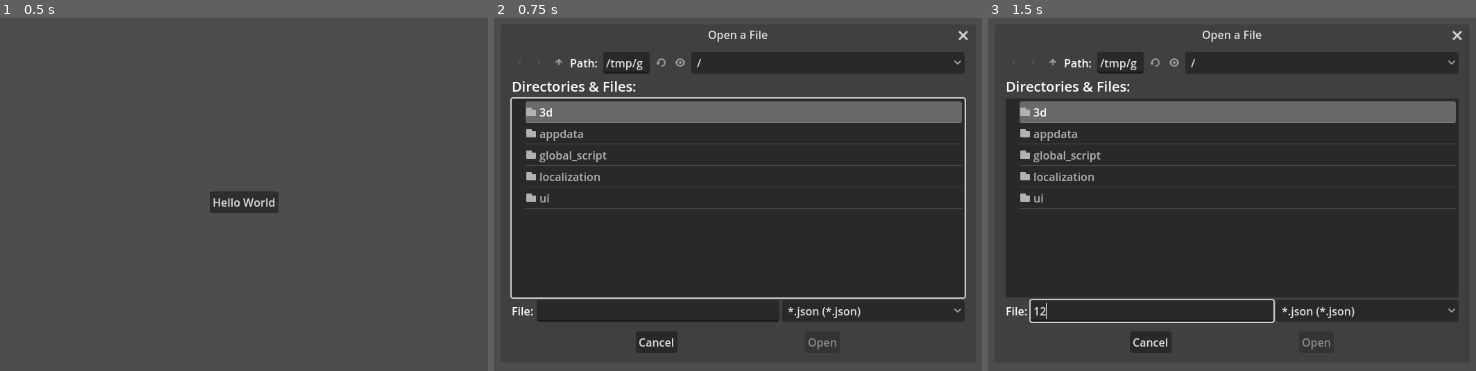
Above: before the commit, frames 1-3 (left to right).
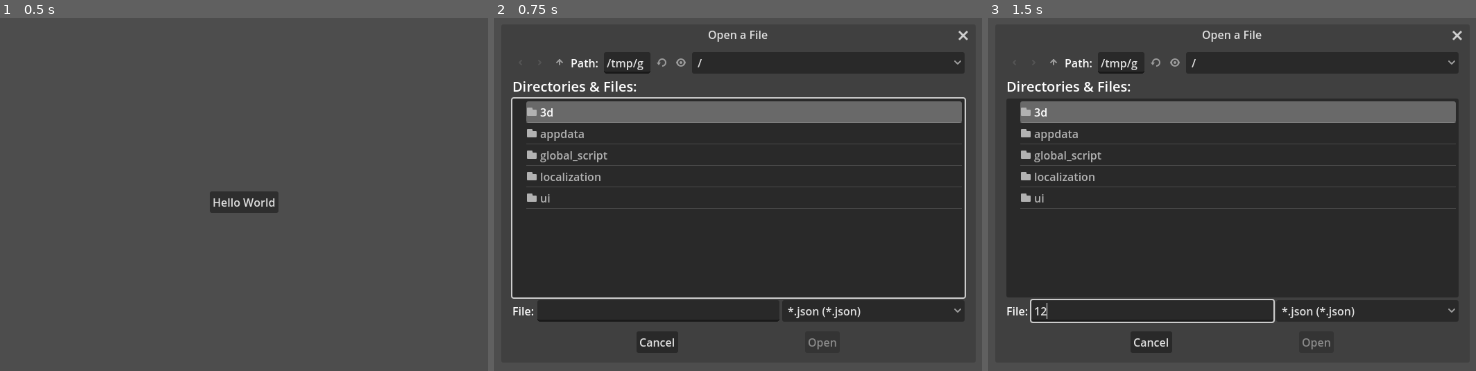
Above: after the commit, the same moments.

Repository: Nusiq/McGdModeling
Game: Godot game, scene res://ui/main/main_menu.tscn
The game is run twice, just before and just after one commit, with the same random seed, the same clock (stepped at 60 frames per second) and the same inputs.
Inputs (mouse positions are in pixels of both pictures, inside the frame that each line leads up to):
- Up to frame 1 (0.5 s): no input
- Up to frame 2 (0.75 s): click "Hello World" at 0.5 s
- Up to frame 3 (1.5 s): click (1153, 310) at 1.27 s; type "12" at 1.35 s

Frame 1 is identical in both runs. In frame 2, 1.6% of the frame differs, in the area x 3-43%, y 11-94%; in frame 3, 1.4%.
Error in both runs: Trying to assign value of type 'Nil' to a variable of type 'Dictionary'. (res://ui/cached_file_dialog/cached_file_dialog.gd:42)

Commit message:
Improving editor_viewport scene: - Removed the demo mesh from the scene - Created an example scene with the mesh for testing (same as the old editor_viewport scene) - Changed the displayed direction of the X axis to match Minecraft's behavior - Fixed the direction of panning the view (x used to be reversed)

Diff:
--- /dev/null
+++ b/3d/editor_viewport/_example/minimal.tscn
@@ -0,0 +1,23 @@
+[gd_scene load_steps=5 format=3 uid="uid://dj380lushy8y4"]
+
+[ext_resource type="PackedScene" uid="uid://byggwvgy1weio" path="res://3d/editor_viewport/editor_viewport.tscn" id="1_7kif7"]
+
+[sub_resource type="StandardMaterial3D" id="StandardMaterial3D_qevkv"]
+albedo_color = Color(0.66, 0.1386, 0.16467, 1)
+
+[sub_resource type="BoxMesh" id="BoxMesh_tyvqc"]
+material = SubResource("StandardMaterial3D_qevkv")
+
+[sub_resource type="BoxShape3D" id="BoxShape3D_onycq"]
+
+[node name="Minimal" type="Node3D"]
+
+[node name="EditorViewport" parent="." instance=ExtResource("1_7kif7")]
+
+[node name="MeshInstance3D" type="MeshInstance3D" parent="."]
+mesh = SubResource("BoxMesh_tyvqc")
+
+[node name="StaticBody3D" type="StaticBody3D" parent="MeshInstance3D"]
+
+[node name="CollisionShape3D" type="CollisionShape3D" parent="MeshInstance3D/StaticBody3D"]
+shape = SubResource("BoxShape3D_onycq")
--- a/3d/editor_viewport/editor_viewport.gd
+++ b/3d/editor_viewport/editor_viewport.gd
@@ -58,7 +58,7 @@
 ## of panning the camera.
 func on_pan(delta_poz: Vector2) -> void:
 	if not is_mouse_gesture:
-		gesture_zoom_start = camera.position.z
+		gesture_zoom_start = camera.position.z  # Zoom affects sensitivity
 		gesture_pan_start = camera_target.position
 		gesture_rotate_start = Vector3(
 			camera_pitch.rotation.x, camera_yaw.rotation.y, 0.0)
@@ -68,7 +68,7 @@
 	camera_target.position = (
 		gesture_pan_start +
 		rotate_basis.y * delta_poz.y*gesture_zoom_start*pan_sensitivity +
-		rotate_basis.x * -delta_poz.x*gesture_zoom_start*pan_sensitivity
+		rotate_basis.x * delta_poz.x*gesture_zoom_start*pan_sensitivity
 	)
 
 ## Called from the child node $MouseGesture. Handles the mouse gesture
@@ -97,6 +97,7 @@
 #region Setup Functions
 func draw_axes() -> void:
 	var mesh: ImmediateMesh = ImmediateMesh.new()
+	const size = 20
 
 	mesh.clear_surfaces()
 	mesh.surface_begin(Mesh.PRIMITIVE_LINES)
@@ -104,17 +105,17 @@
 	# X axis (red)
 	mesh.surface_set_color(Color.RED)
 	mesh.surface_add_vertex(Vector3.ZERO)
-	mesh.surface_add_vertex(Vector3(1, 0, 0))
+	mesh.surface_add_vertex(Vector3(-1, 0, 0) * size)
 
 	# Y axis (green)
 	mesh.surface_set_color(Color.GREEN)
 	mesh.surface_add_vertex(Vector3.ZERO)
-	mesh.surface_add_vertex(Vector3(0, 1, 0))
+	mesh.surface_add_vertex(Vector3(0, 1, 0) * size)
 
 	# Z axis (blue)
 	mesh.surface_set_color(Color.BLUE)
 	mesh.surface_add_vertex(Vector3.ZERO)
-	mesh.surface_add_vertex(Vector3(0, 0, 1))
+	mesh.surface_add_vertex(Vector3(0, 0, 1) * size)
 	mesh.surface_end()
 
 	var material := StandardMaterial3D.new()
--- a/3d/editor_viewport/editor_viewport.tscn
+++ b/3d/editor_viewport/editor_viewport.tscn
@@ -18,27 +18,11 @@
 sky = SubResource("Sky_vaoec")
 tonemap_mode = 2
 
-[sub_resource type="StandardMaterial3D" id="StandardMaterial3D_qevkv"]
-albedo_color = Color(0.66, 0.1386, 0.16467, 1)
-
-[sub_resource type="BoxMesh" id="BoxMesh_4g35t"]
-material = SubResource("StandardMaterial3D_qevkv")
-
-[sub_resource type="BoxShape3D" id="BoxShape3D_u0c74"]
-
 [node name="EditorViewport" type="Node3D"]
 script = ExtResource("1_lx2y6")
 
 [node name="WorldEnvironment" type="WorldEnvironment" parent="."]
 environment = SubResource("Environment_x2yi6")
-
-[node name="MeshInstance3D" type="MeshInstance3D" parent="."]
-mesh = SubResource("BoxMesh_4g35t")
-
-[node name="StaticBody3D" type="StaticBody3D" parent="MeshInstance3D"]
-
-[node name="CollisionShape3D" type="CollisionShape3D" parent="MeshInstance3D/StaticBody3D"]
-shape = SubResource("BoxShape3D_u0c74")
 
 [node name="MouseGesture" type="Control" parent="."]
 layout_mode = 3
@@ -50,6 +34,7 @@
 script = ExtResource("2_22egi")
 
 [node name="CameraTarget" type="Node3D" parent="."]
+transform = Transform3D(-1, 0, -8.74228e-08, 0, 1, 0, 8.74228e-08, 0, -1, 0, 0, 0)
 
 [node name="CameraYaw" type="Node3D" parent="CameraTarget"]
 
Not shown: 1 places in 3d/editor_viewport/editor_viewport.tscn that only renumber resources
